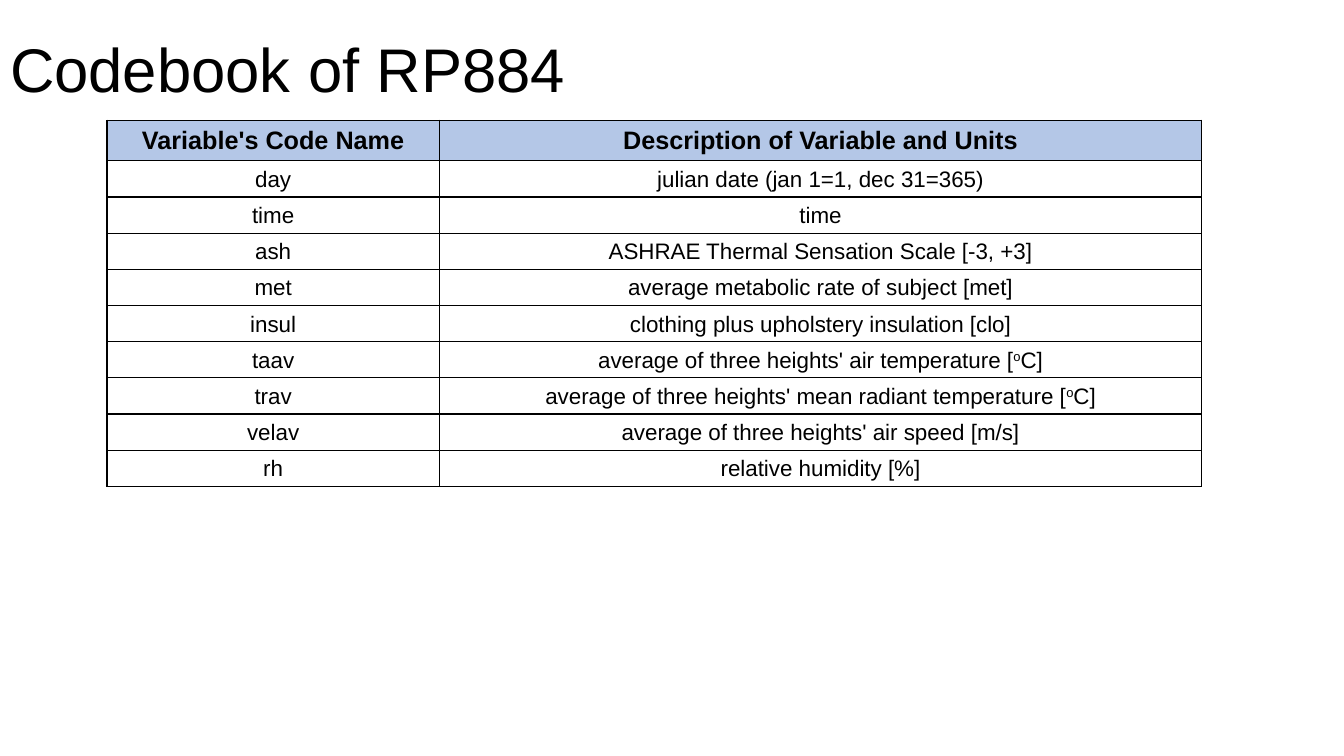
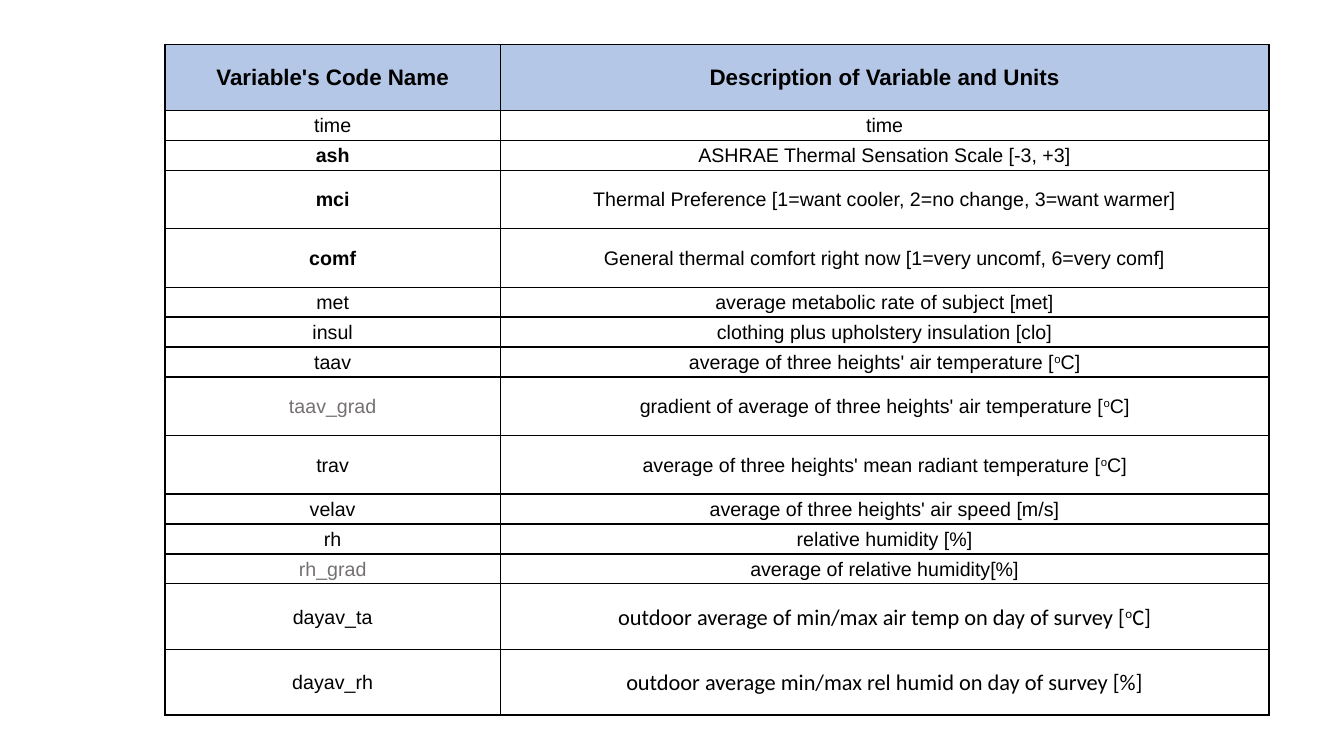
Before and after one commit to lusiliang93/thermal_model_rp884, a slide deck: slide 2 of feature.pptx (slide 1 before the commit). Drawn at 1344x756 pixels with LibreOffice and Linux fonts; fonts in the diff are those of the drawing. Boxes give left, top, right and bottom in pixels: in the first picture for what was removed or moved away, otherwise in the second. Text is boxed around its words. In the diff, an @@ line names an element or a change of style, - is before the commit and + after.

Commit message:
new thermal model

```diff
--- a/feature.pptx
+++ b/feature.pptx
@@ text removed at (10, 47, 565, 93) @@
-Codebook of RP884
@@ table at (165, 44, 1270, 716) @@
-row 2: day | julian date (jan 1=1, dec 31=365)
+row 4: mci | Thermal Preference [1=want cooler, 2=no change, 3=want warmer]
+row 5: comf | General thermal comfort right now [1=very uncomf, 6=very comf]
+row 9: taav_grad | gradient of average of three heights' air temperature [oC]
+row 13: rh_grad | average of relative humidity[%]
+row 14: dayav_ta | outdoor average of min/max air temp on day of survey [oC]
+row 15: dayav_rh | outdoor average min/max rel humid on day of survey [%]
@@ table: place and size @@
-table at (107, 120, 1202, 487)
+table at (165, 44, 1270, 716)
```
Also in this commit, not shown: 1 slide added, 2 other files.
